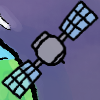
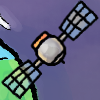
Revision of a layered (100, 100) image; what changed, layer by layer:
added layer "레이어 8" (overlay) above "레이어 7" over [28, 28, 88, 72]
added layer "레이어 7" above "레이어 6" over [32, 31, 78, 79]
added layer "레이어 6" above "레이어 5" over [32, 32, 68, 69]
"레이어 5": opacity 70% → 60%, painted on it over [4, 0, 96, 99]
